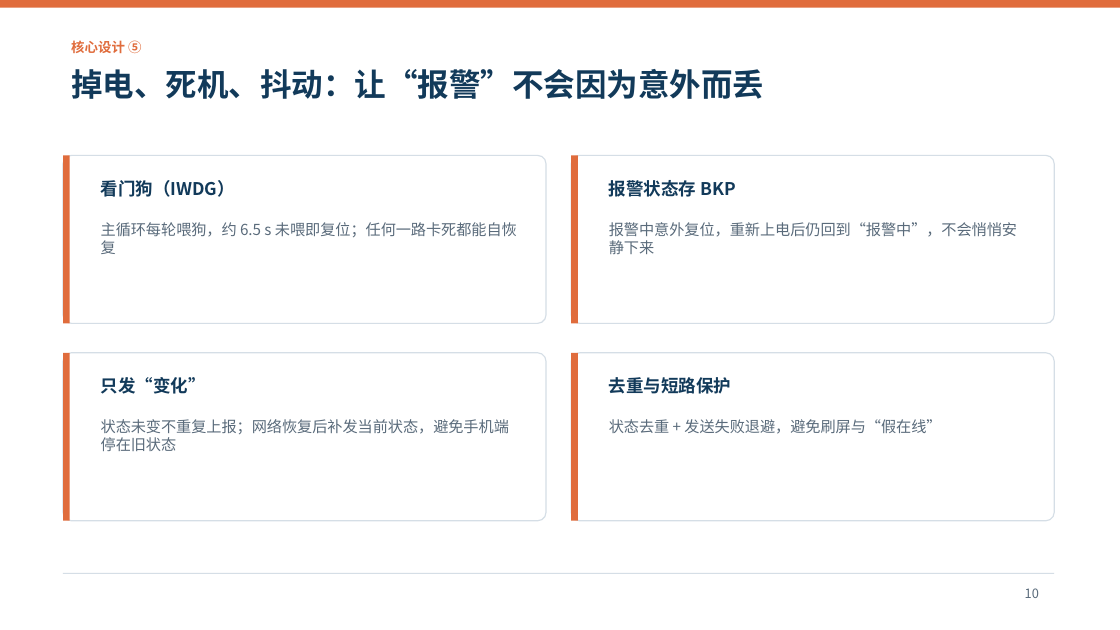
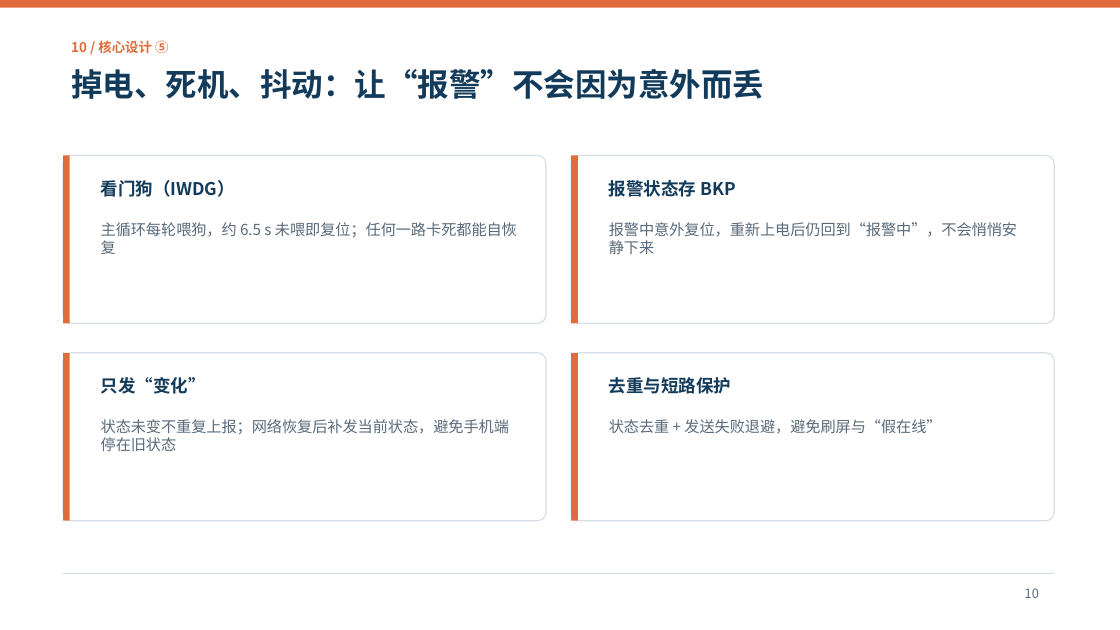
Before and after one commit to Maxsunset/SilverGuard, a slide deck: slide 10 of SilverGuard/docs/SilverGuard_答辩_设计思路与亮点.pptx. Drawn at 1120x630 pixels with LibreOffice and Linux fonts; fonts in the diff are those of the drawing. Boxes give left, top, right and bottom in pixels: in the first picture for what was removed or moved away, otherwise in the second. Text is boxed around its words. In the diff, an @@ line names an element or a change of style, - is before the commit and + after.

```diff
--- a/SilverGuard/docs/SilverGuard_答辩_设计思路与亮点.pptx
+++ b/SilverGuard/docs/SilverGuard_答辩_设计思路与亮点.pptx
@@ text at (71,40,168,53): text changed @@
-核心设计 ⑤
+10 / 核心设计 ⑤
```
Also in this commit, not shown: 11 other slides changed.
